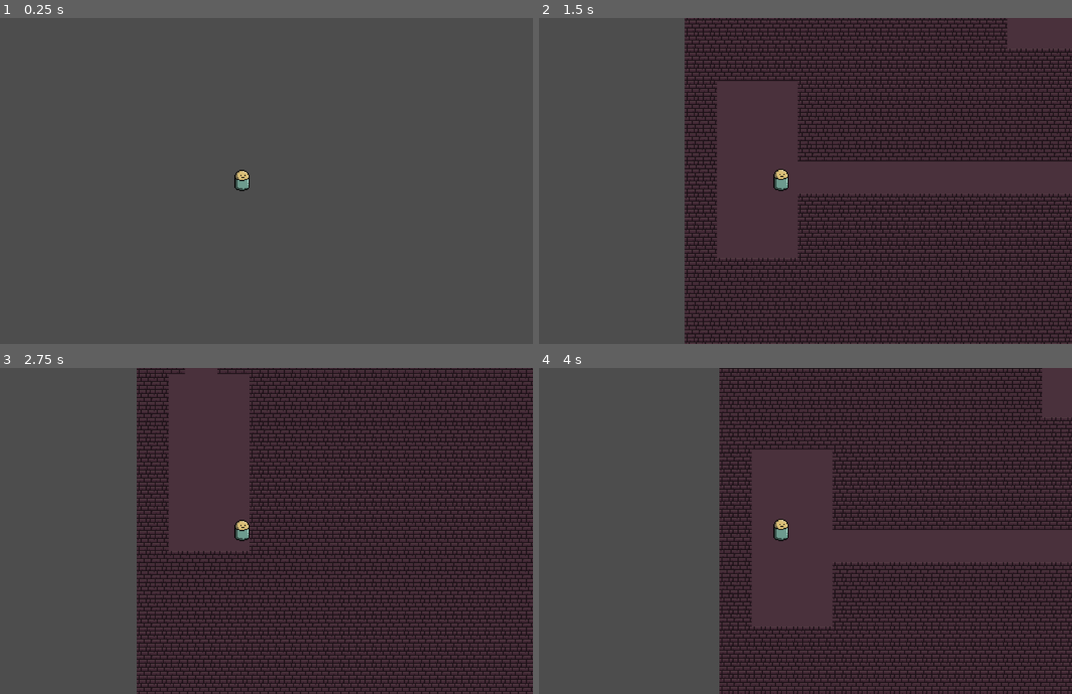
Above: before the commit, frames 1-4 (two rows, left to right).
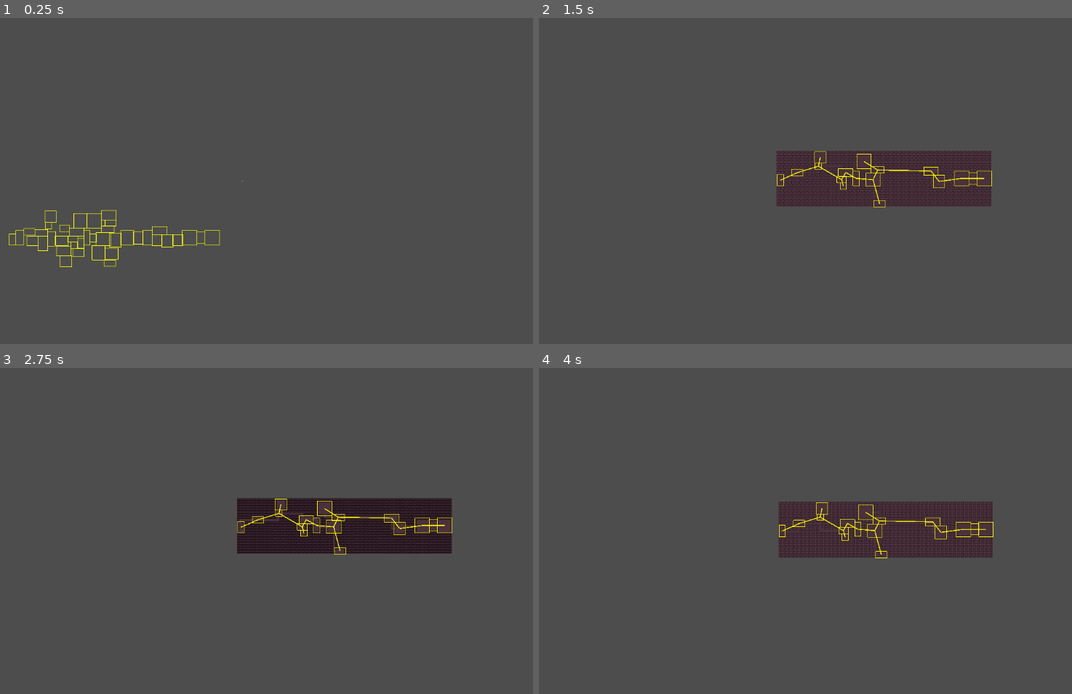
Above: after the commit, the same moments.

Repository: guywiththenose/DungeonGame
Game: Godot game, scene res://Tilemap/main.tscn
Same seed, same stepped clock (60 frames per second), same inputs: the game is played once before the commit and once after it.
Inputs:
- Up to frame 1 (0.25 s): no input
- Up to frame 2 (1.5 s): hold D (right) 0.53-1.28 s; hold Space (make) 0.53-1.28 s; hold S (down) from 1.28 s (still down); tap Space (make) at 1.35 s
- Up to frame 3 (2.75 s): release S (down) at 2.03 s; hold D (right) from 2.03 s (still down); hold Space (make) from 2.03 s (still down)
- Up to frame 4 (4 s): tap Enter at 2.75 s; release D (right) at 2.78 s; release Space (make) at 2.78 s; hold W (up) 2.78-3.53 s; tap Space (make) at 2.85 s; hold A (left) from 3.53 s (still down); hold Space (make) from 3.53 s (still down)

The runs differ from the first frame. In frame 1, 0.8% of the frame differs, in the area x 1-47%, y 46-77%; in frame 2, 60%; in frame 3, 63%, in the area x 25-100%, y 0-100%; in frame 4, 54%.
Error before the commit: Invalid call. Nonexistent function 'get_closest_point' in base 'Nil'. (res://Main.gd:105)
Error after the commit: Invalid call. Nonexistent function 'get_closest_point' in base 'Nil'. (res://Main.gd:106)

Commit message:
v1.8
enemy

Diff:
--- /dev/null
+++ b/Enemy1.gd
@@ -0,0 +1,17 @@
+extends CharacterBody2D
+
+@export var speed = 40
+
+@onready var player = get_tree().get_first_node_in_group("player")
+@onready var sprite = $AnimatedSprite2D
+
+func _physics_process(delta):
+	var direction_to_player = global_position.direction_to(player.global_position)
+	velocity = direction_to_player * speed
+
+	if velocity.x > 0:
+		sprite.flip_h = true
+	else:
+		sprite.flip_h = true
+
+	move_and_slide()
--- a/Main.gd
+++ b/Main.gd
@@ -28,6 +28,7 @@
 
 func generate_player():
 	player.position = start_room.position
+
 
 func make_rooms():
 	for i in range(num_rooms):
--- a/Player.gd
+++ b/Player.gd
@@ -2,10 +2,18 @@
 
 var direction: Vector2 = Vector2.ZERO
 @export var speed: int = 50
+
+@onready var sprite = $PlayerSprite
 
 func _process(delta):
 	direction = Input.get_vector("left", "right", "up", "down")
 
 func _physics_process(delta):
 	velocity = direction * speed
+
+	if velocity.x > 0:
+		sprite.flip_h = true
+	else:
+		sprite.flip_h = true
+
 	move_and_slide()
--- a/Room.tscn
+++ b/Room.tscn
@@ -3,8 +3,8 @@
 [ext_resource type="Script" path="res://Room.gd" id="1_456wb"]
 
 [node name="Room" type="RigidBody2D"]
-collision_layer = 2
-collision_mask = 2
+collision_layer = 4
+collision_mask = 4
 lock_rotation = true
 script = ExtResource("1_456wb")
 
--- a/Tilemap/main.tscn
+++ b/Tilemap/main.tscn
@@ -1055,11 +1055,13 @@
 
 [node name="Main" type="Node2D"]
 script = ExtResource("1_8tl6d")
+draw_rooms = true
 
 [node name="Rooms" type="Node2D" parent="."]
 
 [node name="TileMap" type="TileMap" parent="."]
 show_behind_parent = true
+visibility_layer = 3
 tile_set = SubResource("TileSet_nr761")
 rendering_quadrant_size = 32
 format = 2
@@ -1069,4 +1071,4 @@
 speed = 100
 
 [node name="Camera2D" type="Camera2D" parent="Player"]
-zoom = Vector2(2, 2)
+zoom = Vector2(0.1, 0.1)
--- /dev/null
+++ b/enemy_1.tscn
@@ -0,0 +1,53 @@
+[gd_scene load_steps=8 format=3 uid="uid://dcajt3wb8tek2"]
+
+[ext_resource type="Script" path="res://Enemy1.gd" id="1_rwyqi"]
+[ext_resource type="Texture2D" uid="uid://4xftw8hs4527" path="res://New Piskel (1).png" id="2_v6anf"]
+
+[sub_resource type="CircleShape2D" id="CircleShape2D_du7jf"]
+radius = 6.0
+
+[sub_resource type="AtlasTexture" id="AtlasTexture_vtmsx"]
+atlas = ExtResource("2_v6anf")
+region = Rect2(0, 0, 32, 32)
+
+[sub_resource type="AtlasTexture" id="AtlasTexture_m8fou"]
+atlas = ExtResource("2_v6anf")
+region = Rect2(0, 32, 32, 32)
+
+[sub_resource type="SpriteFrames" id="SpriteFrames_nmvkt"]
+animations = [{
+"frames": [{
+"duration": 1.0,
+"texture": SubResource("AtlasTexture_vtmsx")
+}, {
+"duration": 1.0,
+"texture": SubResource("AtlasTexture_m8fou")
+}],
+"loop": true,
+"name": &"default",
+"speed": 3.0
+}]
+
+[sub_resource type="CircleShape2D" id="CircleShape2D_3jqm3"]
+radius = 7.0
+
+[node name="Enemy1" type="CharacterBody2D"]
+collision_layer = 2
+collision_mask = 2
+script = ExtResource("1_rwyqi")
+
+[node name="CollisionShape2D" type="CollisionShape2D" parent="."]
+shape = SubResource("CircleShape2D_du7jf")
+
+[node name="AnimatedSprite2D" type="AnimatedSprite2D" parent="."]
+sprite_frames = SubResource("SpriteFrames_nmvkt")
+autoplay = "default"
+frame_progress = 0.567714
+
+[node name="Hitbox" type="Area2D" parent="."]
+collision_layer = 0
+
+[node name="CollisionShape2D" type="CollisionShape2D" parent="Hitbox"]
+shape = SubResource("CircleShape2D_3jqm3")
+
+[node name="Damagetimer" type="Timer" parent="Hitbox" groups=["enemy"]]
--- a/player.tscn
+++ b/player.tscn
@@ -29,13 +29,13 @@
 "speed": 4.0
 }]
 
-[node name="Player" type="CharacterBody2D"]
+[node name="Player" type="CharacterBody2D" groups=["player"]]
 script = ExtResource("1_v4u6f")
 
 [node name="CollisionShape2D" type="CollisionShape2D" parent="."]
 shape = SubResource("CapsuleShape2D_jq5pa")
 
-[node name="AnimatedSprite2D" type="AnimatedSprite2D" parent="."]
+[node name="PlayerSprite" type="AnimatedSprite2D" parent="."]
 sprite_frames = SubResource("SpriteFrames_sq2dd")
 autoplay = "default"
 frame_progress = 0.705093
Binary file added: New Piskel (1).png
Not shown, added: New Piskel (1).png.import
